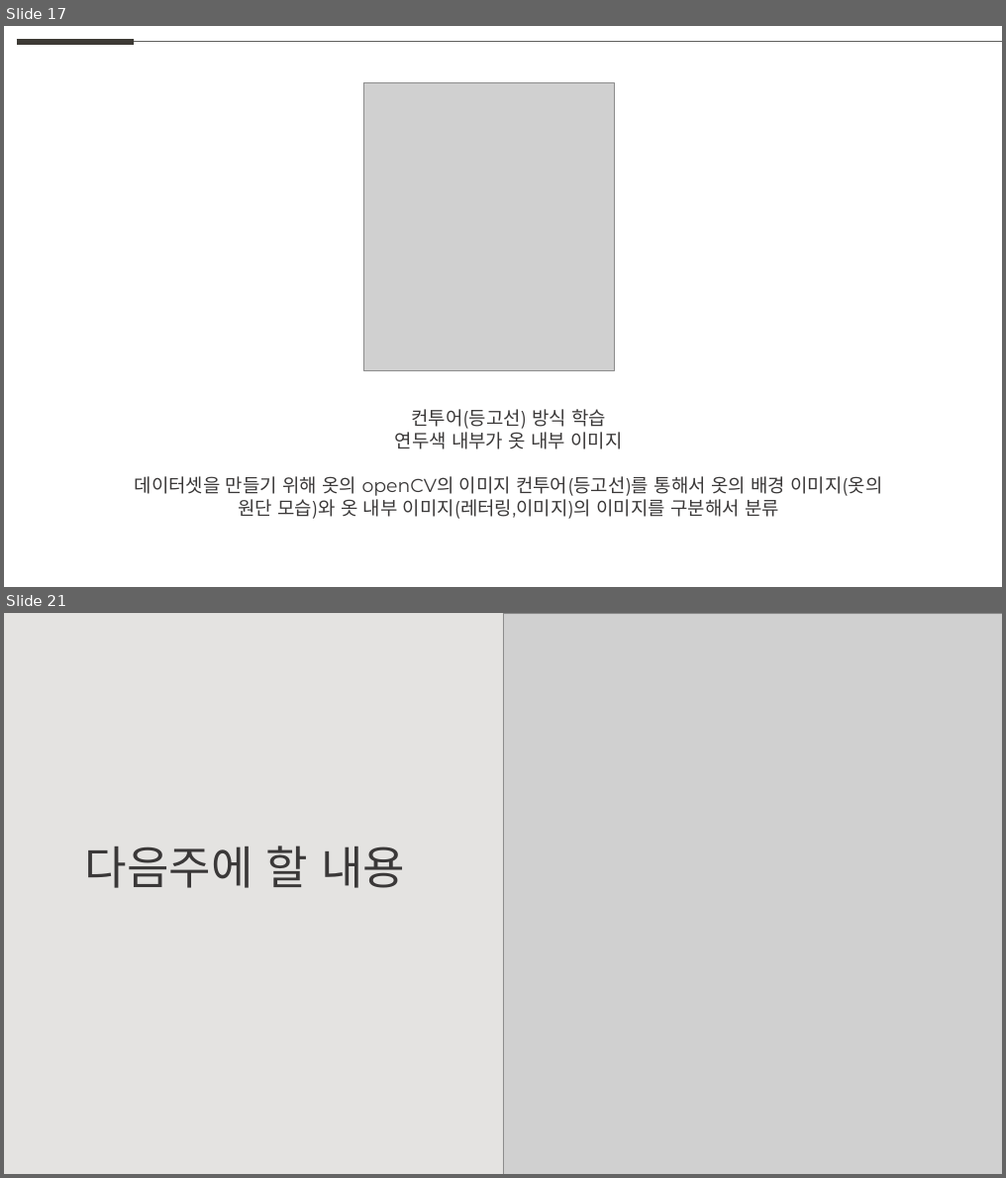
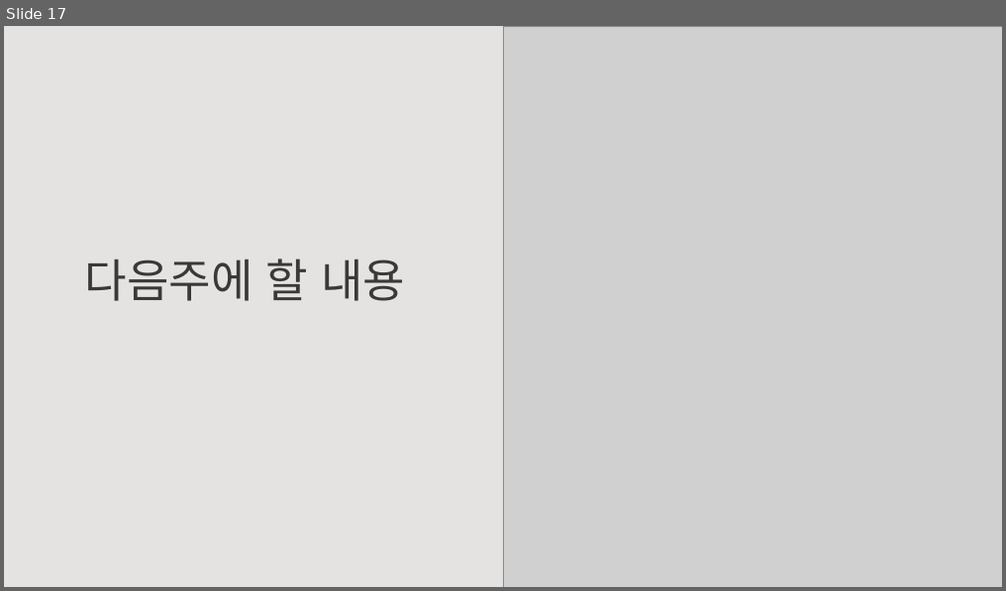
Before and after one commit to weaknessHero/Project_AvatarS, a slide deck: 발표자료/업데이트/LJJppt.pptx. Shown one above the other, each under a label of ours: slides 17 and 21 before the commit, slide 17 after it; the slides between them are not shown. The pictures are 1006x1178 and 1006x591 pixels, drawn with LibreOffice and Linux fonts; fonts in the diff are those of the drawing; grey boxes stand for pictures. Boxes give left, top, right and bottom in pixels: in the first picture for what was removed or moved away, otherwise in the second. Text is boxed around its words. In the diff, an @@ line names an element or a change of style, - is before the commit and + after.

Commit message:
ppt 업데이트

```diff
--- a/발표자료/업데이트/LJJppt.pptx
+++ b/발표자료/업데이트/LJJppt.pptx
@@ slide 17 removed at <box>4,26,1002,587</box>, background #FFFFFF @@
@@ line removed from (17, 42) to (135, 42) @@
@@ line removed from (135, 42) to (1002, 42) @@
@@ picture removed at <box>363,82,614,372</box> @@
@@ text removed at <box>135,409,882,519</box> @@
-컨투어(등고선) 방식 학습
-연두색 내부가 옷 내부 이미지
-데이터셋을 만들기 위해 옷의 openCV의 이미지 컨투어(등고선)를 통해서 옷의 배경 이미지(옷의 원단 모습)와 옷 내부 이미지(레터링,이미지)의 이미지를 구분해서 분류
@@ what was slide 21 is now slide 17 @@
```
Also in this commit, not shown: 3 other slides removed.
